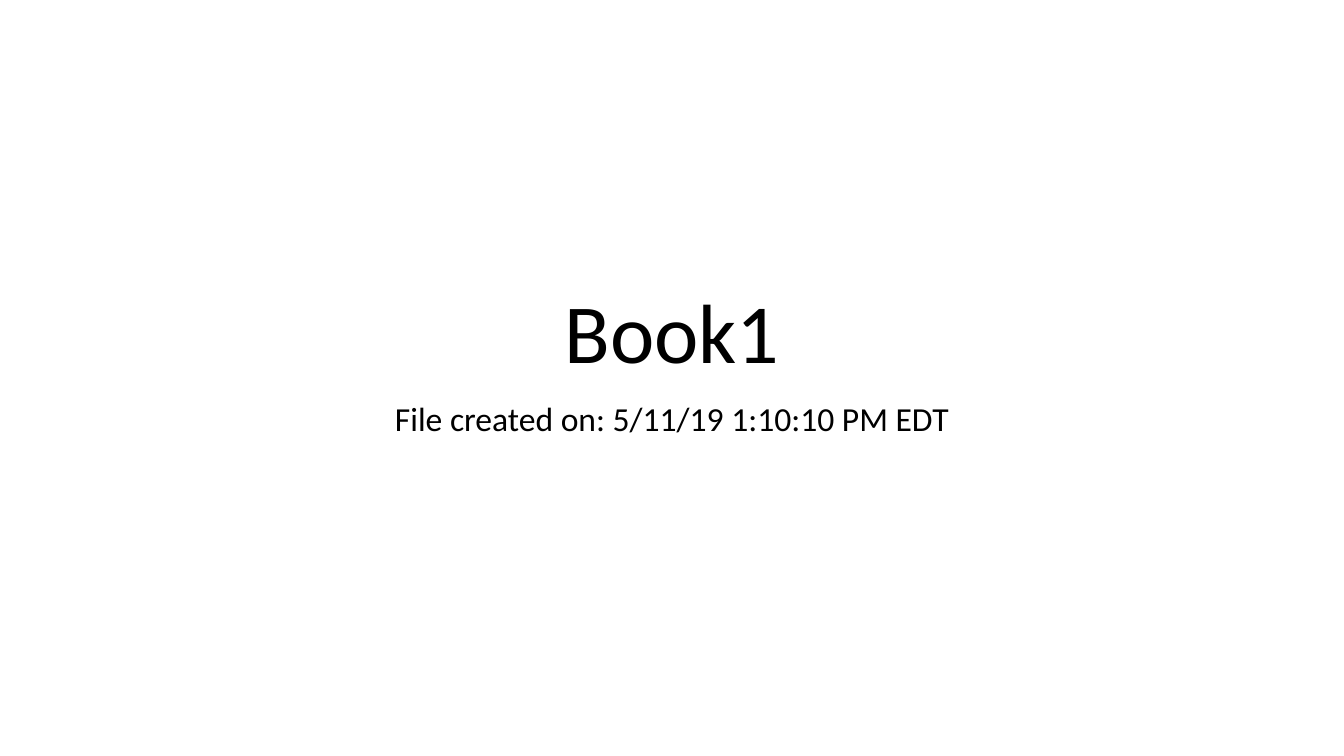
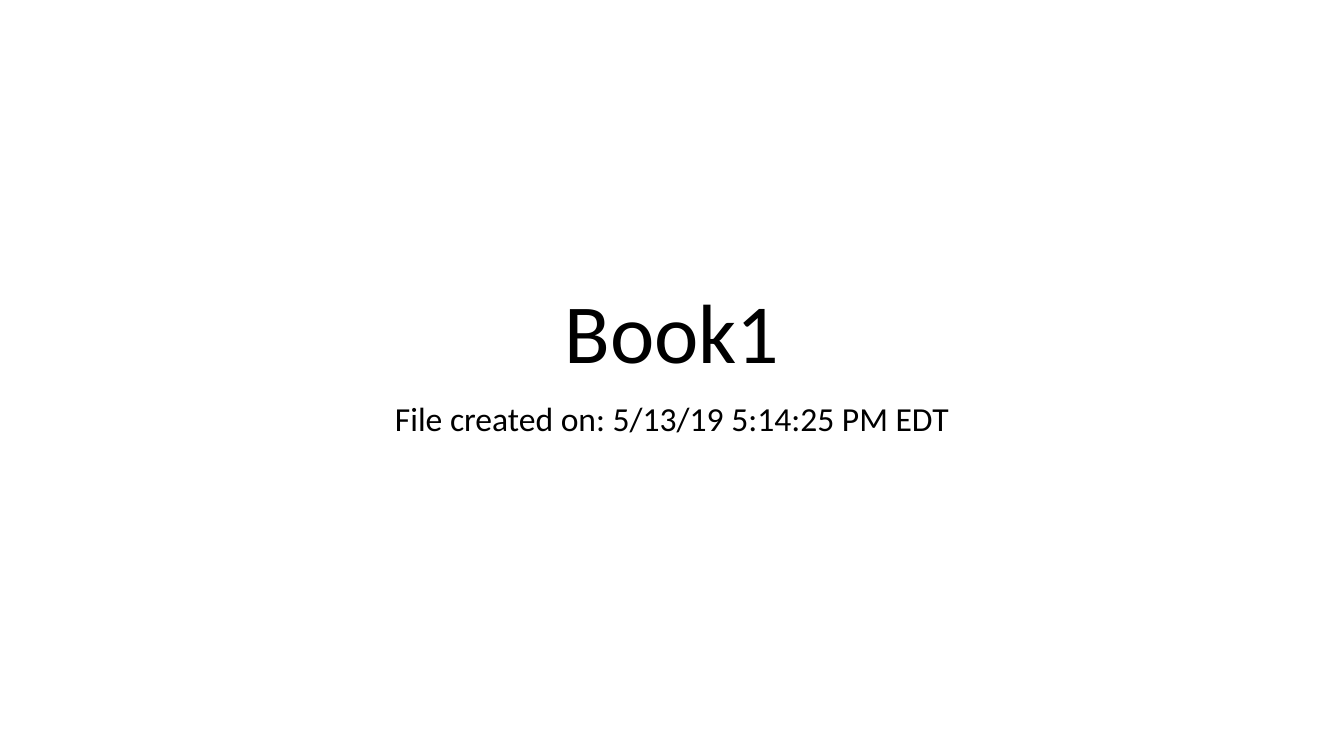
Before and after one commit to CamillaBahr/Final-Project, a slide deck: slide 1 of Subhra's work/Book1.pptx. Drawn at 1344x756 pixels with LibreOffice and Linux fonts; fonts in the diff are those of the drawing. Boxes give left, top, right and bottom in pixels: in the first picture for what was removed or moved away, otherwise in the second. Text is boxed around its words. In the diff, an @@ line names an element or a change of style, - is before the commit and + after.

```diff
--- a/Subhra's work/Book1.pptx
+++ b/Subhra's work/Book1.pptx
@@ subtitle at (395, 407, 949, 433): text changed @@
-File created on: 5/11/19 1:10:10 PM EDT
+File created on: 5/13/19 5:14:25 PM EDT
```
Also in this commit, not shown: 1 slide added, 1 slide removed, 7 other files.
